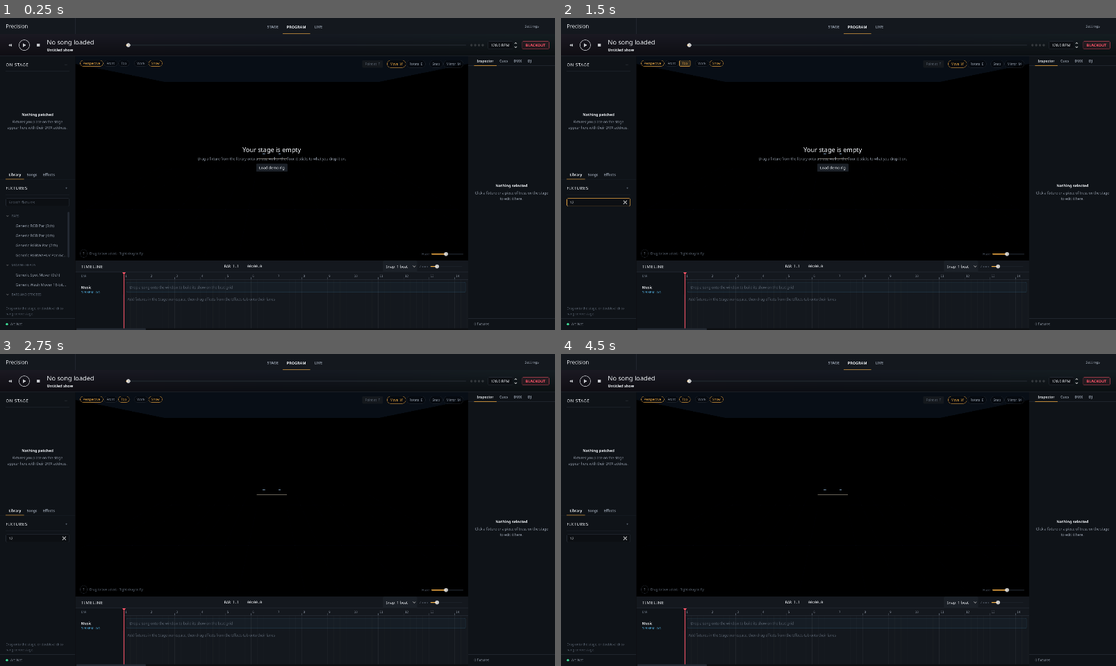
Above: before the commit, frames 1-4 (two rows, left to right).
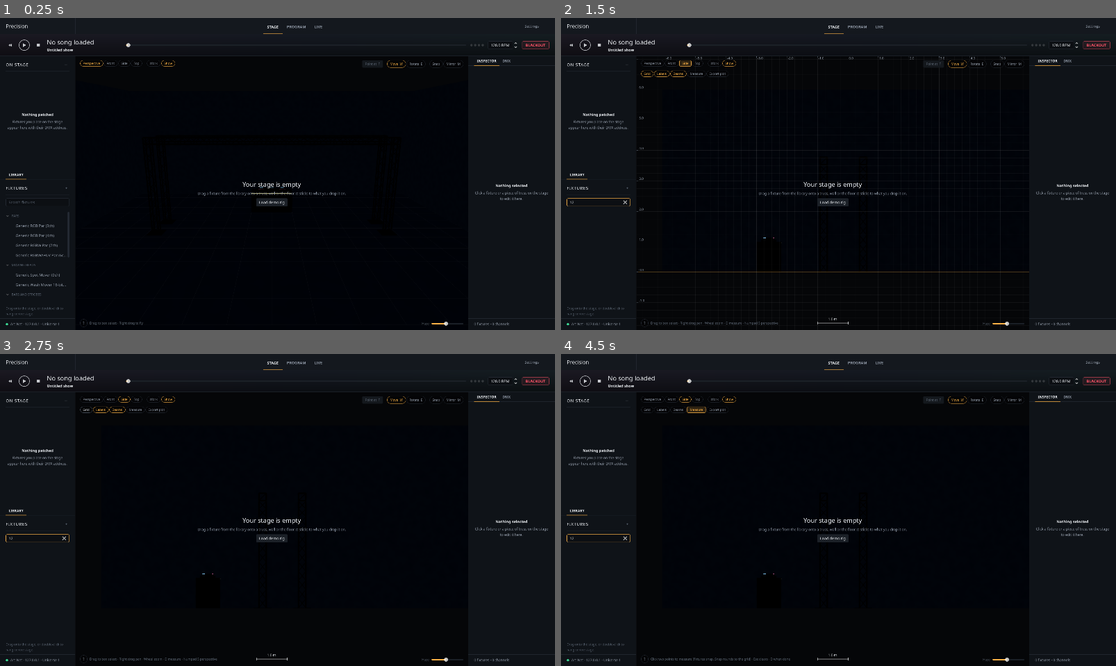
Above: after the commit, the same moments.

Repository: LuckyOwlStudios/Precision
Game: Godot game, scene res://ui/main/main_window.tscn
Two runs of this game, one before a commit and one after it. Both use one fixed random seed, a clock stepped at 60 frames per second and the inputs below.
Inputs (mouse positions are in pixels of both pictures, inside the frame that each line leads up to):
- Up to frame 1 (0.25 s): no input
- Up to frame 2 (1.5 s): click (599, 202) at 0.52 s; type "12" at 0.6 s; click (683, 64) at 1.25 s, where only the run after the commit has a clickable "Side"
- Up to frame 3 (2.75 s): click (88, 410) at 2 s, where only the run after the commit has a clickable "Grid"
- Up to frame 4 (4.5 s): click (660, 410) at 2.75 s, where only the run after the commit has a clickable "Labels"; click (677, 410) at 3.5 s, where only the run after the commit has a clickable "Beams"; click (694, 410) at 4.25 s, where only the run after the commit has a clickable "Measure"

The runs differ from the first frame. In frame 1, 4.4% of the frame differs, in the area x 1-96%, y 2-100%; in frame 2, 5.1%; in frame 3, 4.5%; in frame 4, 4.6%.
Error before the commit: Invalid access to property or key 'pressed' on a base object of type 'null instance'. (res://ui/stage/stage_view.gd:211)

Commit message:
Fix startup: restore scene nodes lost in the settings merge
stage_view.tscn lost the drafting overlay and Side view nodes, and
main_window.tscn lost the Looks/LiveLooks tabs and RightDock unique name.

Co-Authored-By: Claude Sonnet 5.5 <noreply@anthropic.com>

Diff:
--- a/ui/main/main_window.tscn
+++ b/ui/main/main_window.tscn
@@ -14,6 +14,7 @@
 [ext_resource type="PackedScene" path="res://ui/panels/dj_panel.tscn" id="12_dj"]
 [ext_resource type="PackedScene" path="res://ui/panels/effects_panel.tscn" id="13_fx"]
 [ext_resource type="PackedScene" path="res://ui/settings/settings_window.tscn" id="14_settings"]
+[ext_resource type="PackedScene" path="res://ui/panels/looks_panel.tscn" id="15_looks"]
 
 [sub_resource type="StyleBoxFlat" id="Background"]
 bg_color = Color(0.051, 0.059, 0.071, 1)
@@ -198,6 +199,7 @@
 layout_mode = 2
 
 [node name="RightDock" type="PanelContainer" parent="Layout/Body/RightSplit" unique_id=901693069]
+unique_name_in_owner = true
 custom_minimum_size = Vector2(300, 0)
 layout_mode = 2
 theme_type_variation = &"SidePanel"
@@ -217,23 +219,36 @@
 layout_mode = 2
 metadata/_tab_index = 0
 
+[node name="Looks" parent="Layout/Body/RightSplit/RightDock/Column/RightTabs" unique_id=915000001 instance=ExtResource("15_looks")]
+unique_name_in_owner = true
+visible = false
+layout_mode = 2
+metadata/_tab_index = 1
+
+[node name="LiveLooks" parent="Layout/Body/RightSplit/RightDock/Column/RightTabs" unique_id=915000002 instance=ExtResource("15_looks")]
+unique_name_in_owner = true
+visible = false
+layout_mode = 2
+live_mode = true
+metadata/_tab_index = 2
+
 [node name="Cues" parent="Layout/Body/RightSplit/RightDock/Column/RightTabs" unique_id=615594403 instance=ExtResource("10_cues")]
 unique_name_in_owner = true
 visible = false
 layout_mode = 2
-metadata/_tab_index = 1
+metadata/_tab_index = 3
 
 [node name="DMX" parent="Layout/Body/RightSplit/RightDock/Column/RightTabs" unique_id=587719376 instance=ExtResource("11_dmx")]
 unique_name_in_owner = true
 visible = false
 layout_mode = 2
-metadata/_tab_index = 2
+metadata/_tab_index = 4
 
 [node name="DJ" parent="Layout/Body/RightSplit/RightDock/Column/RightTabs" unique_id=1485302954 instance=ExtResource("12_dj")]
 unique_name_in_owner = true
 visible = false
 layout_mode = 2
-metadata/_tab_index = 3
+metadata/_tab_index = 5
 
 [node name="RightFooter" type="PanelContainer" parent="Layout/Body/RightSplit/RightDock/Column" unique_id=79491683]
 custom_minimum_size = Vector2(0, 40)
--- a/ui/stage/stage_view.tscn
+++ b/ui/stage/stage_view.tscn
@@ -7,6 +7,7 @@
 [ext_resource type="Script" path="res://ui/widgets/reset_label.gd" id="5_rstlb"]
 [ext_resource type="Shader" path="res://ui/stage/mirror_plane.gdshader" id="6_mirpl"]
 [ext_resource type="Script" path="res://ui/settings/unit_spin_box.gd" id="99_unitbox"]
+[ext_resource type="Script" path="res://ui/stage/drafting_overlay.gd" id="7_draft"]
 
 [sub_resource type="Environment" id="Environment_onnio"]
 background_mode = 1
@@ -165,6 +166,19 @@
 transform = Transform3D(1, 0, 0, 0, 1, 0, 0, 0, 1, 0, 0, 12.5)
 fov = 50.0
 
+[node name="Drafting" type="Control" parent="ViewportContainer/Viewport"]
+unique_name_in_owner = true
+editor_description = "Grid, rulers, labels, trim heights and beam coverage drawn over the orthographic views. Lives in the viewport so exports include it."
+visible = false
+layout_mode = 3
+anchors_preset = 15
+anchor_right = 1.0
+anchor_bottom = 1.0
+grow_horizontal = 2
+grow_vertical = 2
+mouse_filter = 2
+script = ExtResource("7_draft")
+
 [node name="Overlay" type="Control" parent="." unique_id=31798538]
 anchors_preset = 0
 anchor_right = 1.0
@@ -201,6 +215,7 @@
 theme_type_variation = &"PillButton"
 toggle_mode = true
 button_pressed = true
+tooltip_text = "Free 3D view (numpad 5 switches between this and the last drawing view)"
 text = "Perspective"
 
 [node name="Front" type="Button" parent="Overlay/ViewButtons" unique_id=434094859]
@@ -209,14 +224,25 @@
 focus_mode = 0
 theme_type_variation = &"PillButton"
 toggle_mode = true
+tooltip_text = "Front elevation, from the audience: widths and hanging heights, true to scale (numpad 1)"
 text = "Front"
 
+[node name="Side" type="Button" parent="Overlay/ViewButtons"]
+unique_name_in_owner = true
+layout_mode = 2
+tooltip_text = "Side elevation, looking from house left: back of the stage on the left, audience on the right (numpad 3)"
+focus_mode = 0
+theme_type_variation = &"PillButton"
+toggle_mode = true
+text = "Side"
+
 [node name="Top" type="Button" parent="Overlay/ViewButtons" unique_id=725362222]
 unique_name_in_owner = true
 layout_mode = 2
 focus_mode = 0
 theme_type_variation = &"PillButton"
 toggle_mode = true
+tooltip_text = "Top plan, looking straight down: true positions on the floor, no perspective (numpad 7)"
 text = "Top"
 
 [node name="ShadingGap" type="Control" parent="Overlay/ViewButtons" unique_id=1874423304]
@@ -241,6 +267,64 @@
 toggle_mode = true
 button_pressed = true
 text = "Show"
+
+[node name="DraftBar" type="HBoxContainer" parent="Overlay"]
+unique_name_in_owner = true
+visible = false
+layout_mode = 0
+offset_left = 16.0
+offset_top = 50.0
+offset_right = 16.0
+offset_bottom = 50.0
+theme_override_constants/separation = 2
+
+[node name="DraftGrid" type="Button" parent="Overlay/DraftBar"]
+unique_name_in_owner = true
+layout_mode = 2
+tooltip_text = "Grid lines and rulers in metres"
+focus_mode = 0
+theme_type_variation = &"PillButton"
+toggle_mode = true
+button_pressed = true
+text = "Grid"
+
+[node name="DraftLabels" type="Button" parent="Overlay/DraftBar"]
+unique_name_in_owner = true
+layout_mode = 2
+tooltip_text = "Fixture names, DMX address and trim height"
+focus_mode = 0
+theme_type_variation = &"PillButton"
+toggle_mode = true
+button_pressed = true
+text = "Labels"
+
+[node name="DraftBeams" type="Button" parent="Overlay/DraftBar"]
+unique_name_in_owner = true
+layout_mode = 2
+tooltip_text = "Where each beam lands: footprint on the plan, cone and throw in an elevation"
+focus_mode = 0
+theme_type_variation = &"PillButton"
+toggle_mode = true
+button_pressed = true
+text = "Beams"
+
+[node name="DraftMeasure" type="Button" parent="Overlay/DraftBar"]
+unique_name_in_owner = true
+layout_mode = 2
+tooltip_text = "Click two points for a distance; fixtures snap, the grid snaps with Snap on (D)"
+focus_mode = 0
+theme_type_variation = &"PillButton"
+toggle_mode = true
+text = "Measure"
+
+[node name="DraftExport" type="Button" parent="Overlay/DraftBar"]
+unique_name_in_owner = true
+layout_mode = 2
+tooltip_text = "Save this view as a PNG with its grid, labels and a title block"
+focus_mode = 0
+theme_type_variation = &"PillButton"
+toggle_mode = false
+text = "Export plot"
 
 [node name="Tools" type="HBoxContainer" parent="Overlay" unique_id=1209258975]
 unique_name_in_owner = true
Not shown, added: tests/ortho_view_test.gd.uid
Not shown, added: ui/panels/looks_panel.gd.uid
